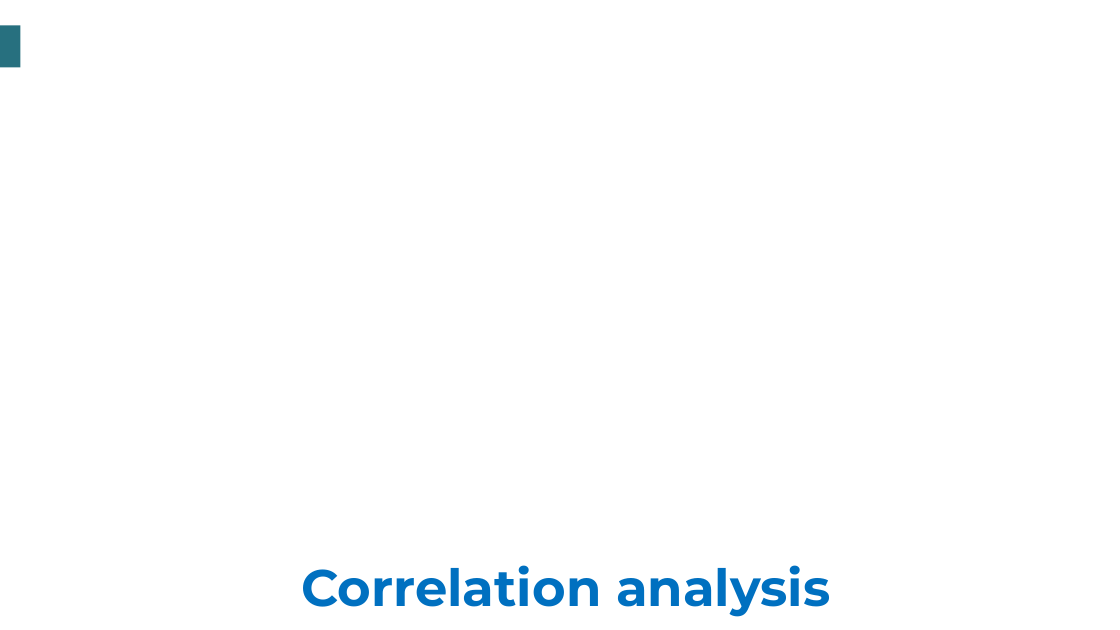
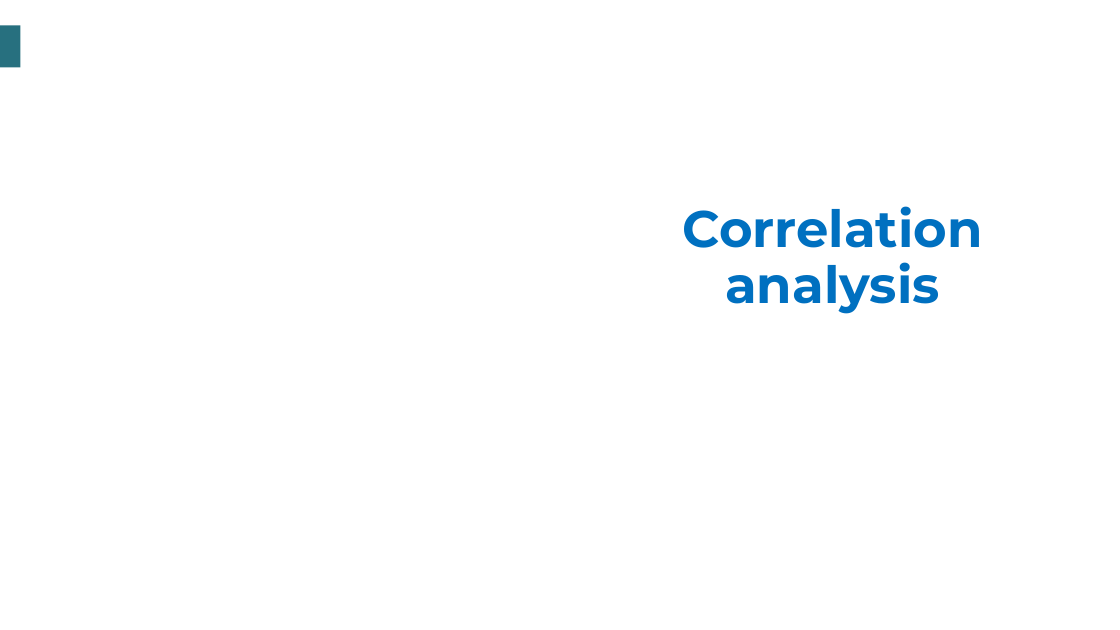
Before and after one commit to tauniversity/TAU-Data-Science-Training, a slide deck: slide 2 of Data Science resources/Introduction to Machine Learning/Slides/Slide Unit 1/4. Correlation analysis.pptx. Drawn at 1120x630 pixels with LibreOffice and Linux fonts; fonts in the diff are those of the drawing; background and template pictures are left out. Boxes give left, top, right and bottom in pixels: in the first picture for what was removed or moved away, otherwise in the second. Text is boxed around its words. In the diff, an @@ line names an element or a change of style, - is before the commit and + after.

Commit message:
Slide Unit 1: Correlation analysis (completed)

```diff
--- a/Data Science resources/Introduction to Machine Learning/Slides/Slide Unit 1/4. Correlation analysis.pptx
+++ b/Data Science resources/Introduction to Machine Learning/Slides/Slide Unit 1/4. Correlation analysis.pptx
@@ title "Correlation analysis" rewrapped from box(301, 565, 830, 617) to box(682, 206, 982, 314) @@
```
Also in this commit, not shown: 1 other slide changed.
